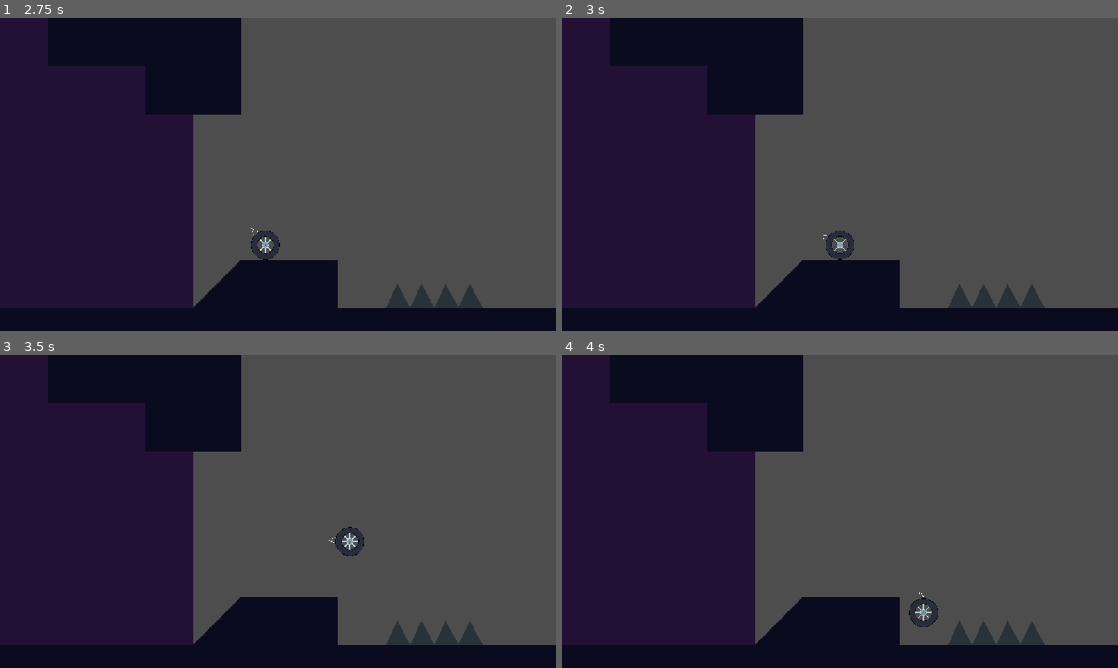
Above: before the commit, frames 1-4 (two rows, left to right).
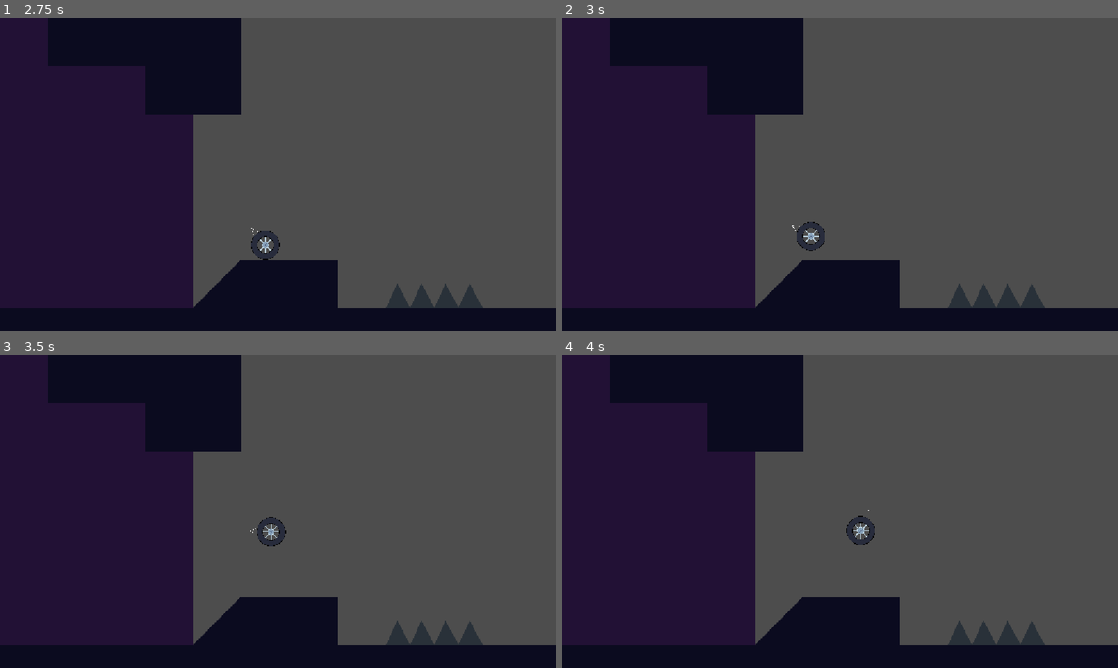
Above: after the commit, the same moments.

Repository: yibist/countDown
Game: Godot game, scene res://scenes/main.tscn
The game is run twice, just before and just after one commit, with the same random seed, the same clock (stepped at 60 frames per second) and the same inputs.
Inputs (mouse positions are in pixels of both pictures, inside the frame that each line leads up to):
- Up to frame 1 (2.75 s): click "Start" at 0.5 s; move the mouse to (400, 158) at 1.27 s; hold D (moveRight) 1.28-2 s; tap Shift (dash) at 1.35 s; tap Space (jump) at 1.52 s; click "1" at 2 s
- Up to frame 2 (3 s): move the mouse to (728, 190) at 2.77 s; hold D (moveRight) from 2.78 s (still down); tap Shift (dash) at 2.85 s
- Up to frame 3 (3.5 s): keep holding D (moveRight); tap Space (jump) at 3.02 s
- Up to frame 4 (4 s): move the mouse to (895, 442) at 3.52 s; release D (moveRight) at 3.53 s; hold A (moveLeft) from 3.53 s (still down); click (895, 442) at 3.6 s; tap Shift (dash) at 3.8 s

Frame 1 is identical in both runs. In frame 2, 0.6% of the frame differs, in the area x 41-53%, y 65-78%; in frame 3, 0.6%, in the area x 45-66%, y 51-65%; in frame 4, 0.6%.

Commit message:
adds dash

Diff:
--- a/scenes/player.tscn
+++ b/scenes/player.tscn
@@ -59,9 +59,15 @@
 "speed": 5.0
 }]
 
-[node name="Player" type="CharacterBody2D" unique_id=1029642626 node_paths=PackedStringArray("grapleHead")]
+[sub_resource type="Curve" id="Curve_d8717"]
+_limits = [-200.0, 200.0, 0.0, 1.0]
+_data = [Vector2(0, 1), 0.0, 0.0, 0, 0, Vector2(1, -200), 0.0, 0.0, 0, 0]
+point_count = 2
+
+[node name="Player" type="CharacterBody2D" unique_id=1029642626 node_paths=PackedStringArray("grapleHead", "landParticles")]
 script = ExtResource("1_onrkg")
 grapleHead = NodePath("GrapleComponent/GrapleHead")
+landParticles = NodePath("CPUParticles2D")
 
 [node name="CollisionShape2D" type="CollisionShape2D" parent="." unique_id=132594744]
 shape = SubResource("CircleShape2D_5jg4h")
@@ -82,3 +88,24 @@
 position = Vector2(0, 2)
 scale = Vector2(2.2831051, 2)
 player = NodePath("../..")
+
+[node name="CPUParticles2D" type="CPUParticles2D" parent="." unique_id=484552204]
+position = Vector2(0, 30)
+emitting = false
+amount = 34
+lifetime = 0.59
+one_shot = true
+speed_scale = 1.15
+explosiveness = 0.96
+lifetime_randomness = 0.13
+emission_shape = 3
+emission_rect_extents = Vector2(4, 0)
+direction = Vector2(-0.5, -1)
+spread = 67.04
+gravity = Vector2(0, 0)
+initial_velocity_min = 59.41
+initial_velocity_max = 148.51
+linear_accel_min = 1.0
+linear_accel_max = 2.0
+linear_accel_curve = SubResource("Curve_d8717")
+color = Color(0, 0, 0, 1)
--- a/scripts/player.gd
+++ b/scripts/player.gd
@@ -1,6 +1,7 @@
 extends CharacterBody2D
 
 @export var grapleHead: CharacterBody2D
+@export var landParticles: CPUParticles2D
 const SPEED = 300.0
 const JUMP_VELOCITY = -400.0
 const ACCELERATION = 20.0
@@ -42,8 +43,21 @@
 		global_position = hookPoint + directionToHook * maxLength
 	else:
 		if direction:
-			velocity.x = move_toward(velocity.x, direction * SPEED, ACCELERATION)
+			if is_on_floor():
+				velocity.x = move_toward(velocity.x, direction * SPEED, ACCELERATION)
+			elif abs(velocity.x) <= SPEED:
+				velocity.x = move_toward(velocity.x, direction * SPEED, ACCELERATION)
+			elif velocity.x > SPEED and direction < 0:
+				velocity.x = move_toward(velocity.x, direction * SPEED, ACCELERATION)
+			elif velocity.x < -SPEED and direction > 0:
+				velocity.x = move_toward(velocity.x, direction * SPEED, ACCELERATION)
+
 		elif is_on_floor():
 			velocity.x = move_toward(velocity.x, 0, FRICTION)
 
+	if Input.is_action_just_pressed("dash"):
+		var currentSpeed = velocity.length()
+		var mousePos = get_global_mouse_position()
+		var mouseDir = (mousePos - global_position).normalized()
+		velocity = mouseDir * (max(currentSpeed,SPEED) + 100)
 	move_and_slide()
